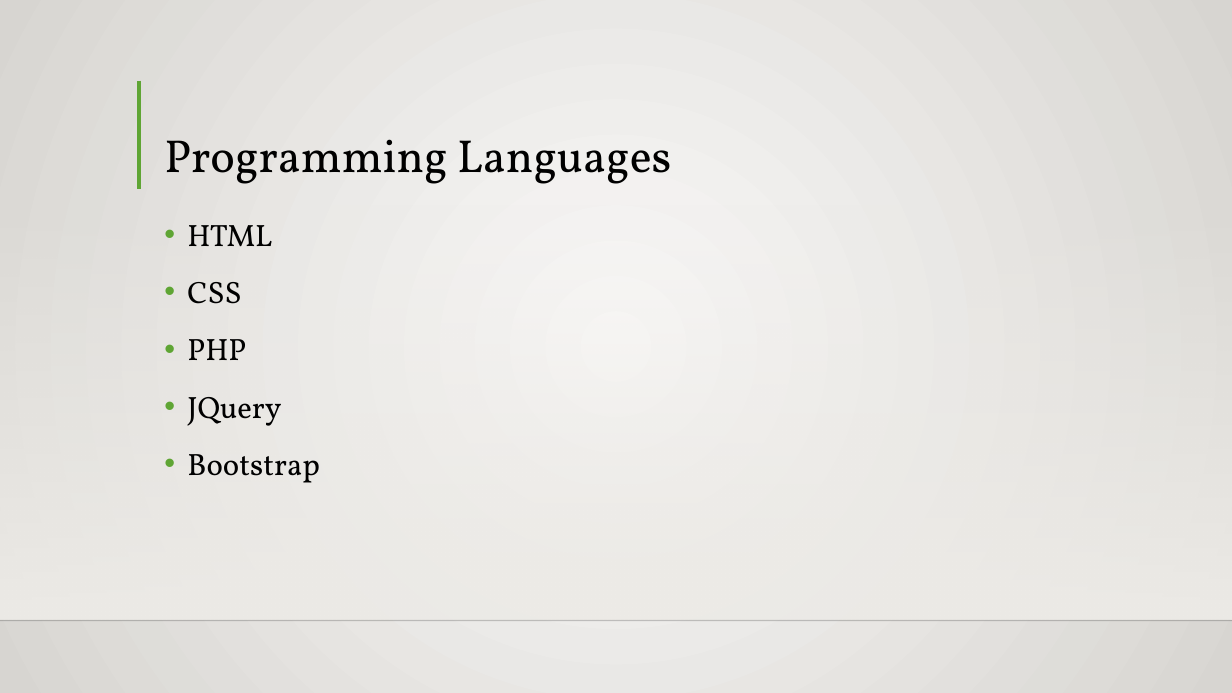
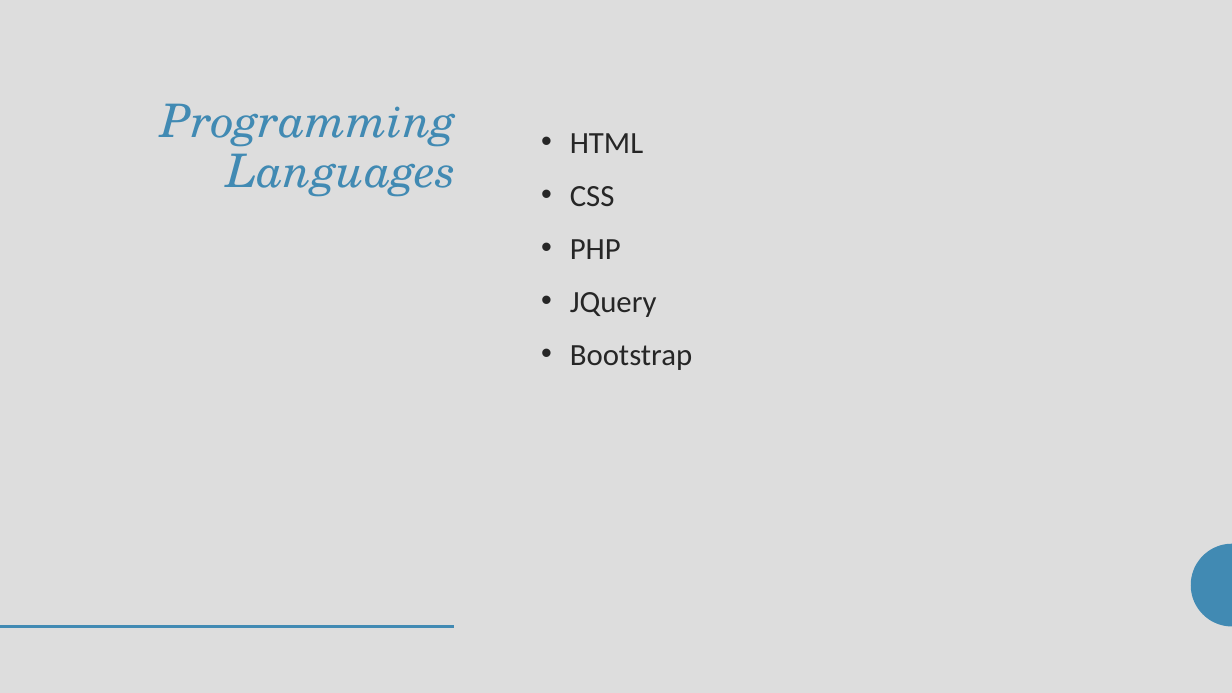
Before and after one commit to seans888/Project---LSC-2, a slide deck: slide 10 of Documentation/MCSPROJ/LSC-LMS PPT.pptx. Drawn at 1232x693 pixels with LibreOffice and Linux fonts; fonts in the diff are those of the drawing; background and template pictures are left out. Boxes give left, top, right and bottom in pixels: in the first picture for what was removed or moved away, otherwise in the second. Text is boxed around its words. In the diff, an @@ line names an element or a change of style, - is before the commit and + after.

```diff
--- a/Documentation/MCSPROJ/LSC-LMS PPT.pptx
+++ b/Documentation/MCSPROJ/LSC-LMS PPT.pptx
@@ background gradient #FAFAF9 to #D7D5D2 to #DDDDDD @@
@@ line removed from (139, 80) to (139, 189) @@
@@ title "Programming Languages": place and size @@
-title "Programming Languages" at <box>164,139,671,184</box>
+title "Programming Languages" at <box>160,103,457,197</box>
@@ title "Programming Languages" at <box>160,103,457,197</box>: font Vollkorn to TeX Gyre Schola, text colour #000000 to #418AB3, italic on; alignment left to right; vertical alignment bottom to top @@
@@ text "HTML": place and size @@
-text "HTML" at <box>187,225,320,483</box>
+text "HTML" at <box>570,133,692,370</box>
@@ text "HTML" at <box>570,133,692,370</box>: font Vollkorn to Calibri, text colour #000000 to #262626; indent changed; line spacing 1.2 to 1.12; less space between paragraphs @@
@@ rectangle removed at <box>0,203,1232,619</box> @@
@@ freeform shape added at <box>1191,543,1232,627</box>, fill #418AB3 @@
@@ line removed from (0, 621) to (1232, 621) @@
@@ line added from (0, 627) to (455, 627), #418AB3 2 pt @@
```
Also in this commit, not shown: 14 other slides changed, 6 slides added, 1 slide removed.
